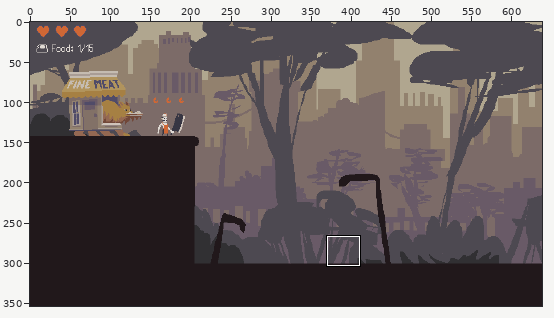
Edited in one commit: pixel-art file (concept/city_concept.aseprite). Above, an overview of the earlier version with the close-up marked.
Close-up. Before the commit:
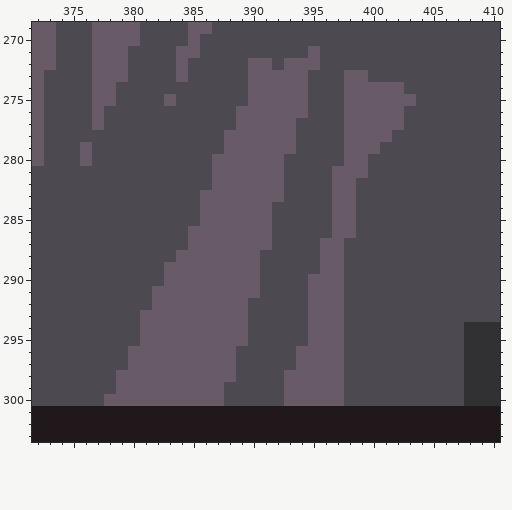
638x354 pixels, 1 frame. Colours within 5 levels of each other are drawn and written as one. Shown: x 372..410, y 269..303. The commit also changed other parts of the picture, which this record leaves out.
Once edited:
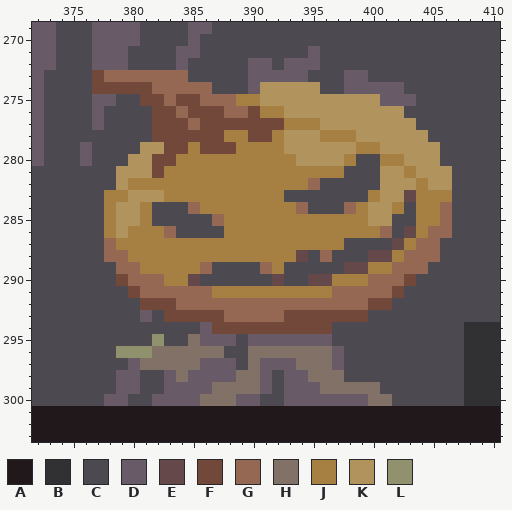
Palette (. is transparent): A #21181b  B #313033  C #4d4951  D #695a67  E #65484a  F #714839  G #946852  H #827167  J #a68043  K #b1945d  L #90926e
Change:
layer "plants" now shown
layer "Layer 4" added
Layers "Layer 4", "plants":
y 273: x 377..384 DDDCCCCD -> FGGGGGGG
y 274: x 377..386 DDCCCCCCCC -> FFFFFGGGGG; x 391..395 DDDDC -> KKKKK
y 275: x 381..400 CCDCCCCCCDDDDDCCCDDD -> FFGFFGGGJJKKKKKKKKKK
y 276: x 382..402 CCCCCCCDDDDDDCCCDDDDD -> FFGFFFGGFJJKKKKKKKKKK
y 277: x 382..403 CCCCCCCDDDDDCCCCDDDDDC -> FFFGFFFFFFFJJJKKKKKKKK
y 278: x 382..404 CCCCCCDDDDDDCCCCDDDDCCC -> FFFFFFJJFFJKKKJJJKKKKKK
y 279: x 381..405 CCCCCCCDDDDDDCCCCDDDCCCCC -> KKFFJFFFJJJJKKKKKKJJKKKKK
y 280: x 380..399 CCCCCCCDDDDDDCCCCCDD -> KKFFJJJJJJJJJJKKKKJC; x 401..405 CCCCC -> JJKKK
y 281: x 379..399 CCCCCCCCDDDDDDCCCCDDD -> KKKFJJJJJJJJJJJJJJJCC; x 401..406 CCCCCC -> KKJKKK
y 282: x 379..395 CCCCCCCCDDDDDDCCC -> KJJJJJJJJJJJJJJJG; x 397..398 DD -> CC; x 401..406 CCCCCC -> KKKJKK
y 283: x 378..392 CCCCCCCCDDDDDDD -> JJKKKJJJJJJJJJJ; x 397..398 DD -> CC; x 400..406 CCCCCCC -> JKKEJJJ
y 284: x 378..381 CCCC -> JKKJ; x 385..394 CDDDDDDCCC -> GJJJJJJJJG; x 397..402 DDCCCC -> CGJKKJ; x 404..406 CCC -> JJG
y 285: x 378..381 CCCC -> JKKJ; x 386..401 DDDDDDCCCCCDDCCC -> CGJJJJJJJJJJJJKK; x 404..406 CCC -> JJG
y 286: x 378..383 CCCCCC -> JKJJJG; x 385..401 DDDDDDDCCCCCDDCCC -> CCCJJJJJJJJJJJJJG; x 403..406 CCCC -> EJGG
y 287: x 378..397 CCCCCCCDDDDDDDCCCCDD -> GJJJJJJJJJJJJJJJJJJJ; x 402..405 CCCC -> EJGG
y 288: x 378..394 CCCCCCDDDDDDDCCCC -> GGJJJJJJJJJJJJJJE; x 396..397 DD -> GC; x 400..405 CCCCCC -> EEJGGG
y 289: x 379..392 CCCCDDDDDDDDCC -> GGJJJJJGCCCCGJ; x 396..404 DDCCCCCCC -> CCEEJJGGG
y 290: x 379..390 CCCCDDDDDDDD -> FGGGJJECCCCC; x 392 C -> E; x 395..403 DDDCCCCCC -> EEJJJGGGF
y 291: x 380..402 CCDDDDDDDDDCCCCDDDCCCCC -> FGGGGGGJJJJJJJJJJGGGGGF
y 292: x 381..401 CDDDDDDDDCCCCCDDDCCCC -> FFFGGGGGGGGGGGGGGGGFF
y 293: x 382..399 DDDDDDDDCCCCCDDDCC -> CFFFFFGGGGGFFFFFFF
y 294: x 381..385 DDDDD -> CCCCC; x 387..397 DDDCCCCCDDD -> FFFFFFFFFFC
y 295: x 381..385 DDDDD -> CLCCH; x 389..394 DCCCCC -> CDDDDD; x 397 D -> C
y 296: x 379..388 CDDDDDDDDD -> LLLHHHHHHC; x 390..396 CCCCDDD -> HHHHHHH
y 297: x 381..385 DDDDD -> HHHHH; x 390..396 CCCCDDD -> HDDDHHH
y 298: x 381..382 DD -> CC; x 384 D -> H; x 389..391 CCC -> HHD; x 395..397 DDD -> HHH
y 299: x 381..382 DD -> CC; x 387..391 DCCCC -> HHHHD; x 396..400 DDCCC -> HHHHH
y 300: x 380..381 DD -> CC; x 386..390 DDCCC -> HHHDD; x 398..401 CCCC -> DDHH
